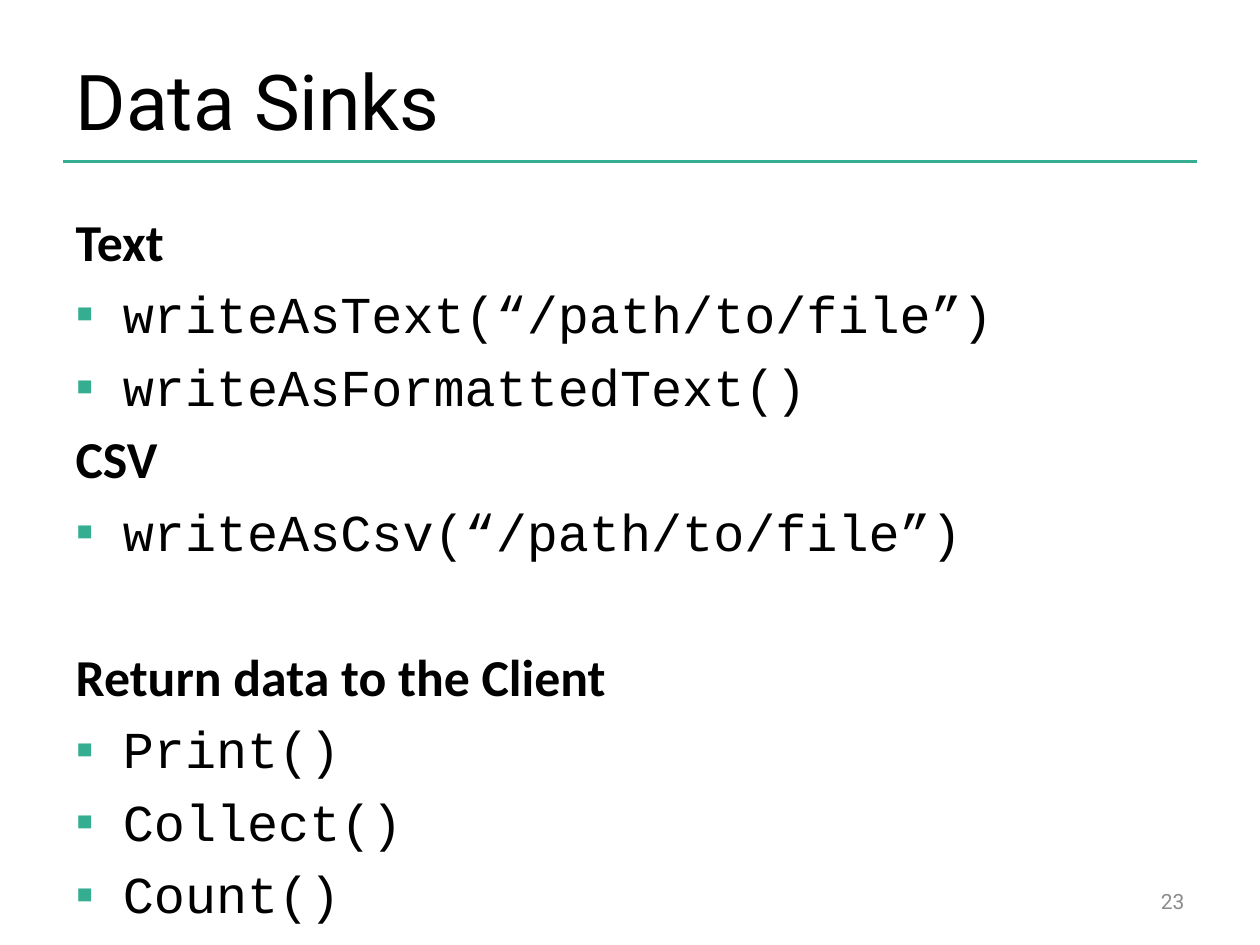
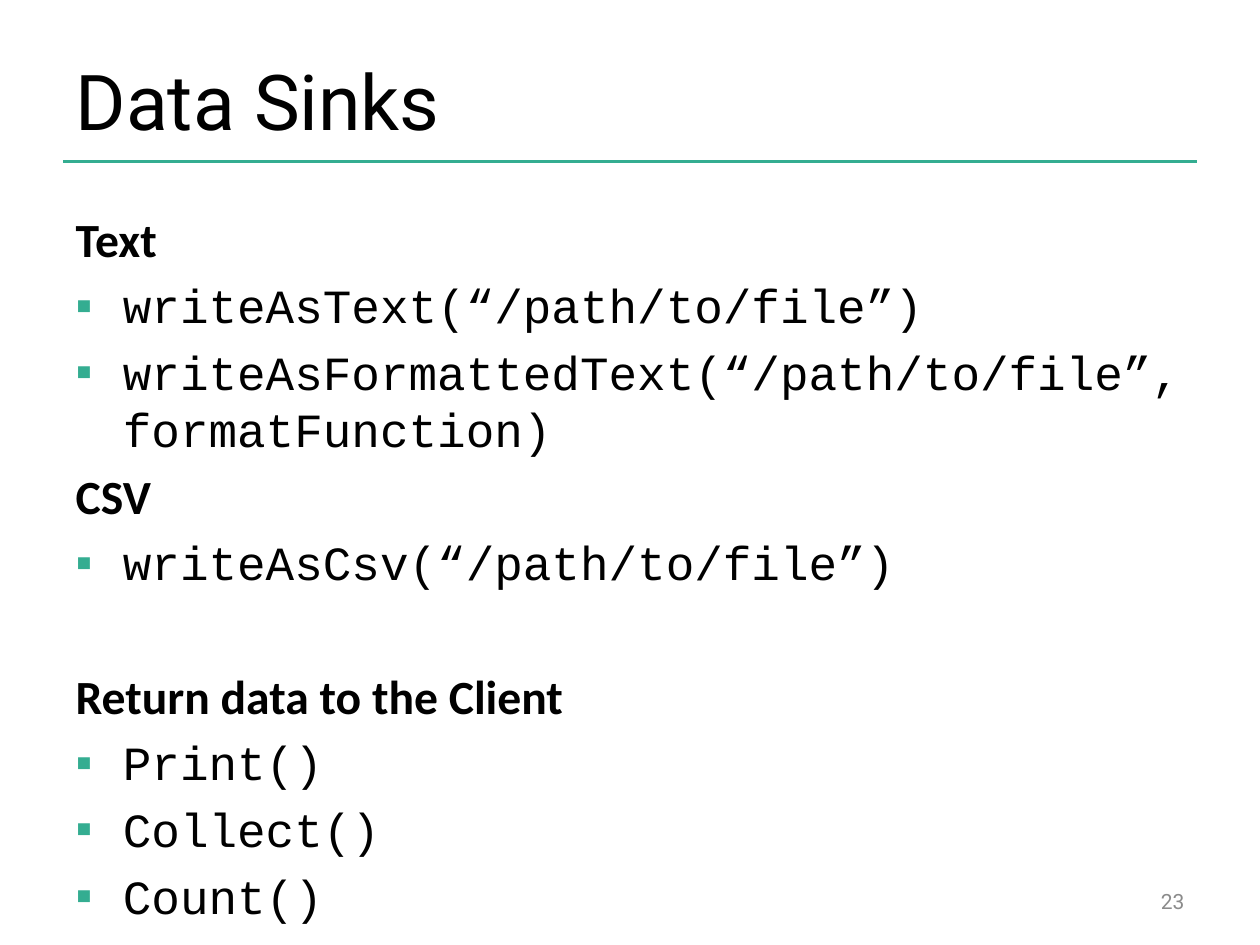
Before and after one commit to dataArtisans/flink-training-web, a slide deck: slide 23 of slides/flink_batch_basics.pptx. Drawn at 1260x945 pixels with LibreOffice and Linux fonts; fonts in the diff are those of the drawing; background and template pictures are left out. Boxes give left, top, right and bottom in pixels: in the first picture for what was removed or moved away, otherwise in the second. Text is boxed around its words. In the diff, an @@ line names an element or a change of style, - is before the commit and + after.

```diff
--- a/slides/flink_batch_basics.pptx
+++ b/slides/flink_batch_basics.pptx
@@ text at <box>76,226,923,857</box>: size 29.6 to 27.2 pt in "Text", "writeAsText(“/path/to/file”)", "CSV", "writeAsCsv(“/path/to/file”)" and 4 more places @@
@@ text at <box>123,356,1180,457</box>: text changed; size 29.6 to 27.2 pt @@
-▪ writeAsFormattedText()
+▪ writeAsFormattedText(“/path/to/file”, formatFunction)
```
Also in this commit, not shown: 1 other slide changed, 1 slide added.
